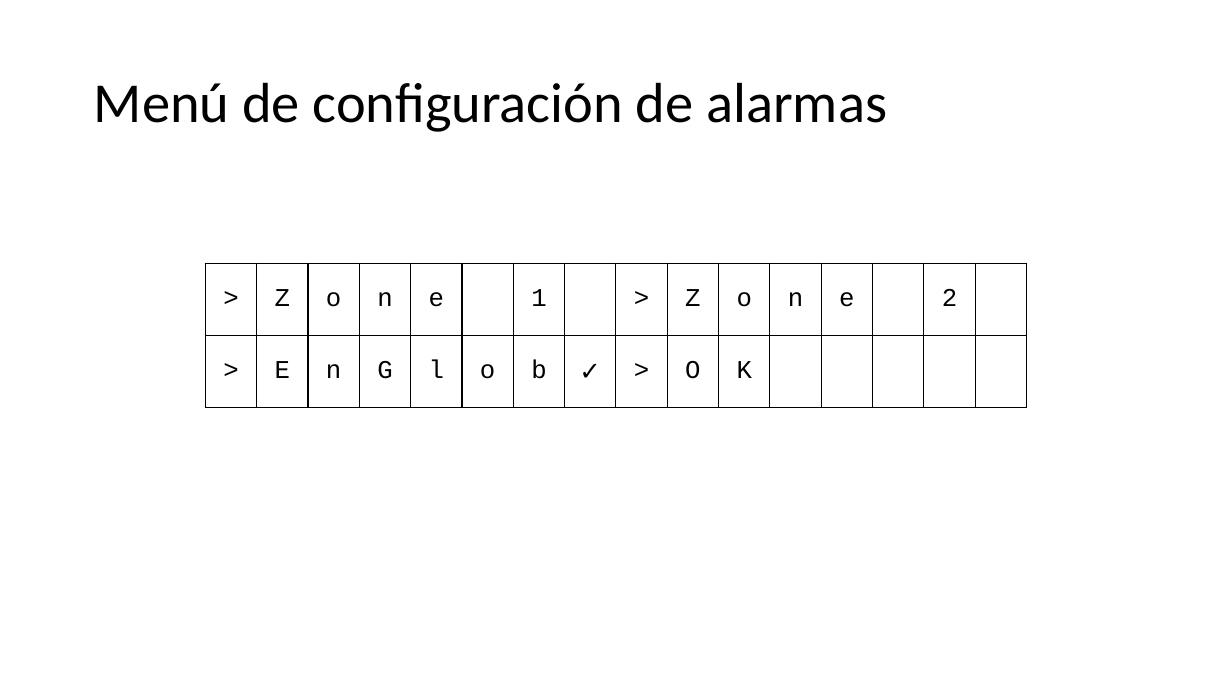
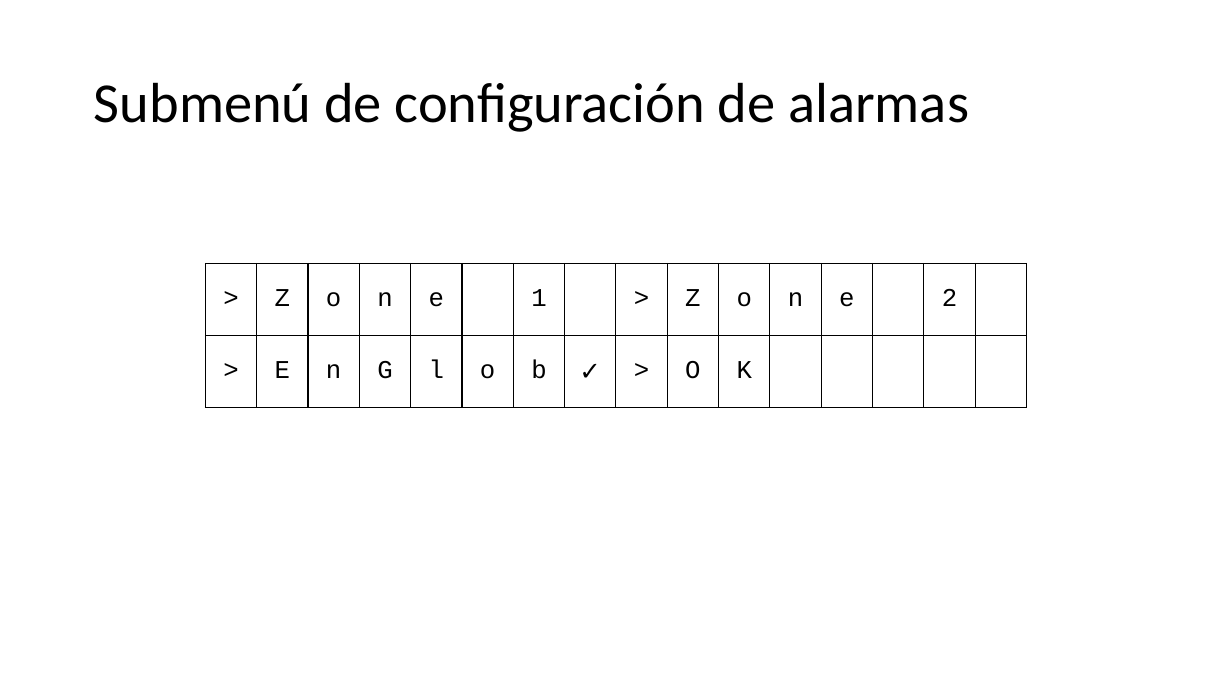
Before and after one commit to JaviHorta/firmware, a slide deck: slide 10 of menus sistema de alarma.pptx (slide 9 before the commit). Drawn at 1232x693 pixels with LibreOffice and Linux fonts; fonts in the diff are those of the drawing. Boxes give left, top, right and bottom in pixels: in the first picture for what was removed or moved away, otherwise in the second. Text is boxed around its words. In the diff, an @@ line names an element or a change of style, - is before the commit and + after.

```diff
--- a/menus sistema de alarma.pptx
+++ b/menus sistema de alarma.pptx
@@ title at bbox=[94, 82, 969, 132]: text changed @@
-Menú de configuración de alarmas
+Submenú de configuración de alarmas
```
Also in this commit, not shown: 11 other slides changed, 1 slide added, 2 other files.
